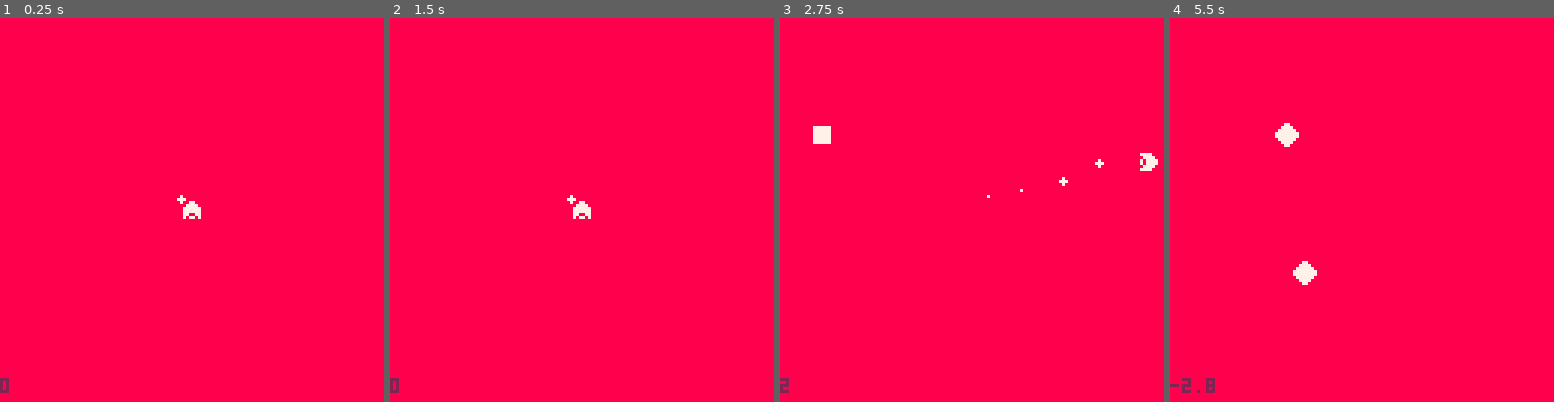
Above: before the commit, frames 1-4 (left to right).
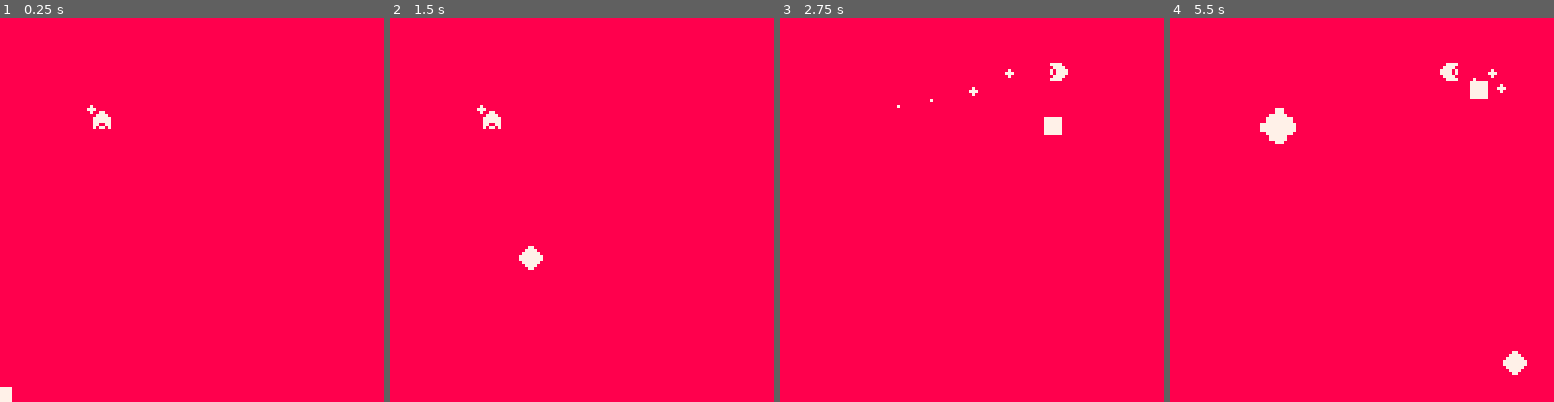
Above: after the commit, the same moments.

Repository: eguneys/pico8-jam
Game: PICO-8 cartridge arythmia.p8
The game is run twice, just before and just after one commit, with the same random seed, the same clock (stepped at 60 frames per second) and the same inputs.
Inputs:
- Up to frame 1 (0.25 s): no input
- Up to frame 2 (1.5 s): tap X (X key) at 0.33, 1.07 s
- Up to frame 3 (2.75 s): hold Right 1.6-2.1 s; tap X (X key) at 1.85 s; hold Up 2.15-2.42 s; hold Right from 2.47 s (still down)
- Up to frame 4 (5.5 s): tap X (X key) at 2.97, 4.08, 5.2 s; release Right at 3.03 s; hold Left 3.08-3.58 s; hold Down 3.63-3.97 s; hold Right 4.02-4.68 s; hold Up 4.73-5.03 s; hold Left from 5.08 s (still down)

The runs differ from the first frame. In frame 1, 0.5% of the frame differs, in the area x 0-53%, y 22-100%; in frame 2, 0.7%; in frame 3, 1.0%; in frame 4, 1.6%, in the area x 0-93%, y 11-98%.

Commit message:
arythmia

Diff:
--- a/arythmia.p8
+++ b/arythmia.p8
@@ -8,24 +8,226 @@
 pdeccel=1
 
 function _init()
-   lasers={}
+   init_play()
+end
+
+function init_play()
+   init_delay = 0
+
    edges={}
-   particles={}
+
+   fsobjects={}
+   objects={}
 
    t=0
 
+   init_level()
    init_player()
+
+   init_edge(1,0)
+   init_edge(-1,0)
+   init_edge(0,1)
+   init_edge(0,-1)
+
+   shake = 0
+   shakex = 0
+   shakey = 0
+
+   -- music(0)
+end
+
+function laserv_frames(x)
+   local res = {}
+
+   append
+   (res, {
+       init_keyframe(m_pos, 0, 120,
+                     {x, 64}, {x, 64}),
+       init_keyframe(m_scale, 0,10,
+                     {-1, 16}, {2, 16}),
+       init_keyframe(m_scale, 15,10,
+                     {2,16}, {-1, 16})
+   })
+   return res
+end
+
+function laserh_frames(y)
+   local res = {}
+
+   append
+   (res, {
+       init_keyframe(m_pos, 0, 120,
+                     {64,y}, {64,y}),
+       init_keyframe(m_scale, 0,10,
+                     {16,-1}, {16, 2}),
+       init_keyframe(m_scale, 15,10,
+                     {16,2}, {16, -1})
+   })
+   return res
+end
+
+function bulletd_frames(x, y)
+   return any_bullet_frames(x,y,x<0 and 136 or -8,
+                            y<0 and 136 or -8)
+end
+
+function bulletv_frames(x)
+   return any_bullet_frames(x, -20, x, 128)
+end
+
+function bulleth_frames(y)
+   return any_bullet_frames(-20,y, 128,y)
+end
+
+function any_bullet_frames(x1, y1, x2, y2)
+   local res = {}
+
+   append(res, {
+             init_keyframe(m_pos, 0, 120, {x1,y1}, {x2,y2}),
+             init_keyframe(m_rot, 0, 120, {0,0}, {10,0})
+   })
+   append(res, beat_frame(30,4))
+   append(res, beat_frame(34,4))
+   append(res, beat_frame(60,4))
+   append(res, beat_frame(64,4))
+   append(res, beat_frame(90,4))
+   append(res, beat_frame(64,4))
+
+   return res
+end
+
+function beat_frame(st, l)
+   return {
+      init_keyframe(m_scale, st, l, {0,0}, {1,1}),
+      init_keyframe(m_scale, st+l+2, l, {1,1}, {0,0}),
+   }
+end
+
+function init_level()
+   init_object(0, 5, bulletd_frames(-8, 136))
+   init_object(130, 5, bulletd_frames(-8, -8))
+   init_object(140, 5, bulletd_frames(136, -8))
+   init_object(150, 5, bulletd_frames(136, 136))
+end
+
+function other_()
+   init_object(0, 5, bulleth_frames(rnd()*128))
+   init_object(30, 21, bulletv_frames(rnd()*128))
+   init_object(30, 9, laserv_frames(20))
+   init_object(60, 37, bulleth_frames(rnd()*128))
+   init_object(60, 9, laserh_frames(60))
+   init_object(90, 37, bulletv_frames(rnd()*128))
+   init_object(90, 9, laserv_frames(90))
+end
+
+function init_object(st, si, fss)
+   local obj = {
+      st=st,
+      si=si,
+      t=0,
+      x=0,
+      y=0,
+      sx=1,
+      sy=1,
+      r=0,
+      i= {
+         x=0,
+         y=0,
+         sx=0,
+         sy=0,
+         si=0
+      },
+      fss=fss,
+      fs={},
+   }
+
+   add(fsobjects, obj)
+   return obj
+end
+
+function update_object(obj)
+
+   obj.t += 1
+
+   for fs in all(obj.fss) do
+      if fs.st <= obj.t then
+
+         del(obj.fss, fs)
+         add(obj.fs, fs)
+      else
+         break
+      end
+   end
+
+   for fs in all(obj.fs) do
+      update_keyframe(fs)
+
+      fs.fmodify(obj.i, fs.value)
+
+      if fs.t >= fs.tl then
+         del(obj.fs, fs)
+      end
+   end
+
+   if #obj.fss == 0 and
+      #obj.fs == 0 then
+      del(objects, obj)
+   end
+end
+
+function draw_object(obj)
+   local x = ((obj.si + obj.i.si) % 16) * 8
+   local y = flr(obj.si / 16) * 8
+   local w = (obj.sx + obj.i.sx) * 8
+   local h = (obj.sy + obj.i.sy) * 8
+
+   sspr(x, y, 8, 8,
+        obj.i.x - w / 2, obj.i.y - h / 2,
+        w, h)
+end
+
+
+function m_pos(i, value)
+   i.x = value[1]
+   i.y = value[2]
+end
+
+function m_rot(i, value)
+   i.si = flr(value[1] % 2)
+end
+
+function m_scale(i, value)
+   i.sx = value[1]
+   i.sy = value[2]
+end
+
+function init_keyframe(fmodify, st, tl, svalue, evalue)
+   return {
+      t=0,
+      st=st,
+      tl=tl,
+      svalue=svalue,
+      evalue=evalue,
+      value={svalue[1],svalue[2]},
+      fmodify=fmodify
+   }
+end
+
+function update_keyframe(key)
+   key.t += 1
+   local itime = key.t / key.tl
+
+   key.value[1] = lerp(key.evalue[1], key.svalue[1], itime)
+   key.value[2] = lerp(key.evalue[2], key.svalue[2], itime)
 end
 
 function init_edge(dx,dy)
    local e = {
       t=0,
-      x=dx==0and 0 or dx<0and 128 or 0,
-      y=dy==0and 0 or dy<0and 128 or 0,
-      dx=dx,
-      dy=dy,
-      w=dx==0and 128 or 0,
-      h=dy==0and 128 or 0
+      x=dx==0and 0 or dx<0and 128 or -101,
+      y=dy==0and 0 or dy<0and 128 or -101,
+      w=dx==0and 128 or 100,
+      h=dy==0and 128 or 100
    }
 
    add(edges,e)
@@ -33,121 +235,25 @@
 end
 
 function update_edge(e)
-   e.t+=1
-
-   if e.t==60 then
-      e.dx *=-1
-      e.dy *=-1
-   end
-
-   local da = ease_inquad(e.t%60/60)
-
-   e.w+=e.dx*da
-   e.h+=e.dy*da
-
-   if e.t > 120 then
-      del(edges,e)
-   end
 end
 
 function draw_edge(e)
    rectfill(e.x,e.y,e.x+e.w,e.y+e.h,7)
 end
 
-function init_laser(x,y,maxw)
-   local l = {
-      t=0,
-      x=x<0 and 0 or x,
-      y=y<0 and 0 or y,
-      rem=0,
-      maxw=maxw,
-      target=maxw,
-      basew=0,
-      ease=ease_inquad,
-      period=60,
-      w=x<0 and 128 or 0,
-      h=y<0 and 128 or 0
-   }
-
-   add(lasers, l)
-   return l
-end
-
-function update_laser(l)
-   l.t+=1
-
-   if l.w<=l.maxw then
-
-      local i = l.t%(l.period+1)/l.period
-
-      local neww = lerp(l.target,l.basew,
-                        l.ease(i))
-
-      l.x += (l.w-neww)/2
-      l.w = neww
-
-      if i==1 then
-         l.ease=ease_linear
-         l.basew=l.target
-         l.target=0
-         l.t=0
-         l.period=30
-      end
-   end
-
-   if l.h ==l.target or l.w == l.target then
-      del(lasers,l)
-   end
-end
-
-function draw_laser(l)
-   rectfill(l.x,l.y,l.x+l.w,l.y+l.h,7)
-end
-
-
-function init_particle(x,y)
-   local p = {
-      t=0,
-      si=17,
-      flipx=false,
-      flipy=false,
-      w=8,
-      h=8
-   }
-
-   p.x=x
-   p.y=y
-
-
-   add(particles, p)
-   return p
-end
-
-function update_particle(p)
-   p.t+=1
-
-   p.x += 0.3
-
-   p.si = 1+flr(p.t%10/10 * 2)
-end
-
-function draw_particle(p)
-   spr(p.si,p.x,p.y)
-end
-
 function init_player()
 
    local life = {
-      {x=60,y=60},
-      {x=60,y=60},
-      {x=60,y=60},
-      {x=60,y=60}
+      {x=30,y=30},
+      {x=30,y=30},
+      {x=30,y=30},
+      {x=30,y=30}
    }
 
    player={
       t=0,
-      x=60,
-      y=60,
+      x=30,
+      y=30,
       dx=0,
       dy=0,
       w=8,
@@ -155,6 +261,8 @@
       si=17,
       dash_time=0,
       dash_grace=0,
+      collide=0,
+      particles={},
       inx=0,
       iny=0,
       life=life
@@ -194,31 +302,30 @@
    	input_b = 1
    end
 
-   dbg=p.dx
-
    local d_full=5
    local d_half=d_full*0.707
 
    if p.dash_grace==0 and input_b==1 then
+      sfx(1)
       p.dash_grace = 15
       p.dash_time = 4
 
       if p.inx!=0 then
          if p.iny!=0 then
-            p.dx=p.inx*d_half
-            p.dy=p.iny*d_half
+            p.dx=d_half*p.inx
+            p.dy=d_half*p.iny
          else
-            p.dx=p.inx*d_full
+            p.dx=d_full*p.inx
             p.dy=0
          end
       elseif p.iny!=0 then
          p.dx=0
-         p.dy=p.iny*d_full
+         p.dy=d_full*p.iny
       end
 
       p.dash_accel=1
-      p.dashx = 4*sign(p.dx)
-      p.dashy = 4*sign(p.dy)
+      p.dashx = 4
+      p.dashy = 4
    end
 
    if p.dash_grace > 0 then
@@ -228,8 +335,8 @@
    if p.dash_time > 0 then
       p.dash_time -= 1
 
-      p.dx=appr(p.dashx,p.dx,p.dash_accel)
-      p.dy=appr(p.dashy,p.dy,p.dash_accel)
+      p.dx=appr(p.dashx*p.inx,p.dx,p.dash_accel)
+      p.dy=appr(p.dashy*p.iny,p.dy,p.dash_accel)
    else
 
       local _pmax = pmax
@@ -249,6 +356,49 @@
    p.y += p.dy
 
    p.t+=1
+
+   if p.x < -4 then
+      p.x = -4
+      p.dx = 0
+   end
+   if p.y < -4 then
+      p.y = -4
+      p.dy = 0
+   end
+
+   if p.x > 124 then
+      p.x = 124
+      p.dx = 0
+   end
+
+   if p.y > 124 then
+      p.y = 124
+      p.dy = 0
+   end
+
+   -- p.x = clamp(-4, 124, p.x)
+   -- p.y = clamp(-4, 124, p.y)
+
+   if p.collide > 0 then
+      p.collide -= 1
+      if p.collide == 0 then
+         deli(p.life, #p.life)
+         if #p.life == 0 then
+            sfx(4)
+            init_delay=120
+         end
+      end
+   end
+
+   for _p in all(p.particles) do
+      _p.dx = appr(0, _p.dx, 0.1)
+      _p.dy = appr(0, _p.dy, 0.1)
+      _p.x += _p.dx
+      _p.y += _p.dy
+      if _p.dx == 0 and _p.dy == 0 then
+         del(p.particles,_p)
+      end
+   end
 
    p.flipx = input_x==0 and p.flipx
       or input_x < 0
@@ -272,13 +422,30 @@
 function collide_player(obj)
    local r = box_intersect_ratio(player,obj)
 
-   if r >= 0.5 and player.collide == 0 then
-      player.collide = 30
+   if r >= 0.5 and
+      player.collide == 0 and
+      player.dash_grace < 4 then
+
+      player.collide = 20
+      shake=10
+      sfx(0)
+      for i=0,20 do
+         add(player.particles, {
+                x=player.x+4,
+                y=player.y+4,
+                dx=cos(rnd())*1.8,
+                dy=sin(rnd())*1.8
+         })
+      end
    end
 end
 
 function draw_player(p)
    spr(p.si,p.x,p.y,1,1,p.flipx,p.flipy)
+
+   for p in all(p.particles) do
+      pset(p.x,p.y,pget(p.x,p.y)==7 and 8 or 7)
+   end
 
    local last={x=p.x,y=p.y}
    local i=1.5
@@ -295,19 +462,30 @@
 
 function _update()
 
+   if shake > 0 then
+      shake -= 1
+
+      shakex = lerp(2-rnd()*4,shakex,rnd()*2)
+
+      shakey = lerp(2-rnd()*4,shakey,rnd()*2)
+   end
+
+   shakex = appr(0,shakex,rnd())
+   shakey = appr(0,shakey,rnd())
+
    t+=1
 
-   if t % 60 == 0 then
-      init_particle(rnd(100),rnd(100))
-   end
-
-   if #lasers==0 and t%60==0 then
-      --init_laser(60,-1,60)
-   end
-
-   for l in all(lasers) do
-      update_laser(l)
-      collide_player(l)
+   for obj in all(fsobjects) do
+      if obj.st <= t then
+         del(fsobjects, obj)
+         add(objects, obj)
+      else
+         break
+      end
+   end
+
+   for obj in all(objects) do
+      update_object(obj)
    end
 
    for e in all(edges) do
@@ -315,33 +493,34 @@
       collide_player(e)
    end
 
-   for p in all(particles) do
-      update_particle(p)
-      collide_player(p)
-   end
-
-   update_player(player)
+   if init_delay > 0 then
+      init_delay -= 1
+      if init_delay == 0 then
+         init_play()
+      end
+   else
+      update_player(player)
+   end
 end
 
 function _draw()
    cls()
 
+   camera(shakex,shakey)
+
    rectfill(0,0,128,128,8)
 
-   for l in all(lasers) do
-      draw_laser(l)
+   for obj in all(objects) do
+      draw_object(obj)
    end
 
    for e in all(edges) do
       draw_edge(e)
    end
 
-   for p in all(particles) do
-      draw_particle(p)
-   end
-
    draw_player(player)
 
+   camera()
    print(dbg,0,120,2)
 end
 -->8
@@ -397,6 +576,10 @@
    end
 end
 
+function clamp(_min, _max, value)
+   return max(_min, min(_max, value))
+end
+
 function sign(value)
    return value < 0 and -1 or
       value > 0 and 1 or 0
@@ -408,6 +591,12 @@
 
 function close(a, b)
    return abs(a-b)<0.0001
+end
+
+function append(cs, vs)
+   for v in all(vs) do
+      add(cs, v)
+   end
 end
 
 function vdist(v1,v2)
--- a/slayd.p8
+++ /dev/null
@@ -1,96 +0,0 @@
-pico-8 cartridge // http://www.pico-8.com
-version 29
-__lua__
-
-dbg = nil
-
-
-function _init()
-   menuitem(1, "restart puzzle", reset_puzzle)
-   menuitem(2, "main menu", goto_main_menu)
-end
-
-function reset_puzzle()
-
-end
-
-function goto_main_menu()
-
-end
-
-function _update()
-end
-
-function _draw()
-end
-…(35 lines of a section not shown)…
-__map__
-070808080b080809070808080b080809070808080b080809070808080b080809070808080b080809070808080b080809070808080b080809070808080b080809070808080b080809070808080b080809000000000000000000000000000000000000000000000000000000000000000000000000000000000000000000000000
-1718181818181819171812020318121917151612121414191718181818181819171818181818181917181818181818191718181818181819171818181818181917181818181818191718181818181819000000000000000000000000000000000000000000000000000000000000000000000000000000000000000000000000
-1718181818181819171822181818221917252622222424191718181818181819171818181818181917181818181818191718181818181819171818181818181917181818181818191718181818181819000000000000000000000000000000000000000000000000000000000000000000000000000000000000000000000000
-1718181516181819171818181818181917181814183434191718181818181819171818181818181917181818181818191718181818181819171818181818181917181818181818191718181818181819000000000000000000000000000000000000000000000000000000000000000000000000000000000000000000000000
-1718182526181819171818181818181917181824181418191718181818181819171818181818181917181818181818191718181818181819171818181818181917181818181818191718181818181819000000000000000000000000000000000000000000000000000000000000000000000000000000000000000000000000
-1718181818181819171818181818181917151634182418191718181818181819171818181818181917181818181818191718181818181819171818181818181917181818181818191718181818181819000000000000000000000000000000000000000000000000000000000000000000000000000000000000000000000000
-1718181801181819171818180118181917252618013418191718181801181819171818180118181917181818011818191718181801181819171818180118181917181818011818191718181801181819000000000000000000000000000000000000000000000000000000000000000000000000000000000000000000000000
-2728282828282829272828282828282927282828282828292728282828282829272828282828282927282828282828292728282828282829272828282828282927282828282828292728282828282829000000000000000000000000000000000000000000000000000000000000000000000000000000000000000000000000
-…(27 lines of a section not shown)…
Not shown, changed: 51 lines of the sprite sheet (__gfx__) section of arythmia.p8
Not shown, changed: the thumbnail (__label__) section of arythmia.p8
Not shown, changed: the music (__music__) section of arythmia.p8
Not shown, changed: the sound effects (__sfx__) section of arythmia.p8
Not shown, changed: 33 lines of the sprite sheet (__gfx__) section of slayd.p8
Not shown, changed: the music (__music__) section of slayd.p8
Not shown, changed: the sound effects (__sfx__) section of slayd.p8
Not shown, added: Arythmia.md
